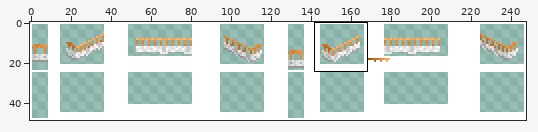
Pixel-art file, stored at src/trams/trams.aseprite. Above: a wide view before the commit, with the close-up outlined.
Close-up. Before the edit:
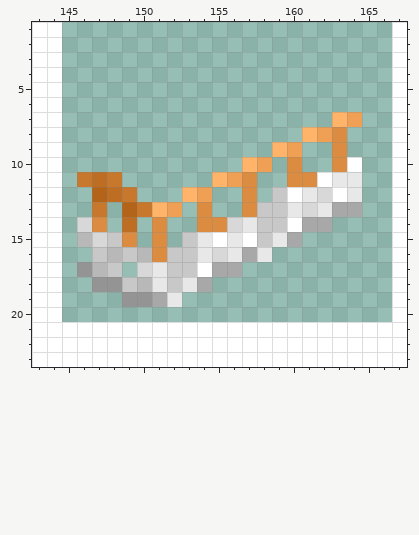
248x49 pixels, 1 frame. Colours within 5 levels of each other are drawn and written as one. Shown: x 143..167, y 1..23. The commit also changed other parts of the picture, which this record leaves out.
And afterwards:
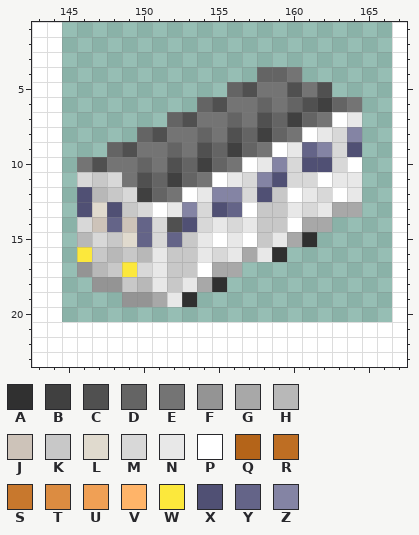
Palette (. is transparent): A #303030  B #404040  C #505050  D #646464  E #747474  F #949494  G #a8a8a8  H #b8b8b8  J #cdc3b9  K #c8c8c8  L #e0dace  M #d8d8d8  N #e8e8e8  P #ffffff  Q #b46419  R #be6e23  S #c8782d  T #dc8c41  U #f0a055  V #ffb469  W #fce83c  X #505074  Y #646488  Z #8484a4
The edit:
layer "Kumamoto/kuma1350/kuma1350" now shown
layer "Kumamoto/kuma1350/kuma1350 Orange&White" now hidden
Colour A is added in row 15 at x 161; in row 16 at x 159; in row 18 at x 155; in row 19 at x 153.
Colour B is added in row 6 at x 162; in row 7 at x 160; in row 8 at x 158; in row 9 at x 156; in row 10 at x 154; in row 11 at x 152.
Colour B is added in row 12 at x 150.
Colour C is added in row 5 at x 157, 160 and 162; in row 6 at x 155 and 161; in row 7 at x 153 and 158; in row 8 at x 151 and 156; in row 9 at x 149 and 154; in row 10 at x 147 and 152.
Colour C is added in row 11 at x 150; in row 14 at x 152.
Colour D is added in row 4 at x 158 to 159; in row 5 at x 156; in row 6 at x 154, 158, 160 and 163; in row 7 at x 152, 156, 159 and 161; in row 8 at x 150, 154, 157 and 159; in row 9 at x 148, 152, 155 and 157.
Colour D is added in row 10 at x 150, 153 and 155; in row 11 at x 151 and 153; in row 12 at x 151.
Colour E is added in row 4 at x 160; in row 5 at x 158 to 159 and 161; in row 6 at x 156 to 157, 159 and 164; in row 7 at x 154 to 155, 157 and 162; in row 8 at x 152 to 153, 155 and 160; in row 9 at x 150 to 151, 153 and 158.
Colour E is added in row 10 at x 146, 148 to 149, 151 and 156; in row 11 at x 149 and 154; in row 12 at x 152.
Colour H replaces colour Q in row 12 at x 147.
Colour J replaces colour R in row 14 at x 149.
Colour J replaces colour T in row 14 at x 147.
Colour K replaces colour Q in row 13 at x 149.
Colour K replaces colour R in row 11 at x 147; in row 12 at x 148.
Colour L replaces colour S in row 13 at x 147.
Colour L replaces colour T in row 15 at x 149.
Colour M replaces colour S in row 11 at x 146 and 148; in row 12 at x 149; in row 13 at x 150.
Colour M replaces colour T in rows 8 to 9 at x 163; in row 10 at x 160 and 163; in row 11 at x 157 and 160 to 161; in row 12 at x 157; in row 13 at x 154; in row 14 at x 151 and 154.
Colour M replaces colour T in row 15 at x 151.
Colour N replaces colour T in row 14 at x 155; in row 16 at x 151.
Colour N replaces colour U in row 7 at x 164; in row 8 at x 162; in row 9 at x 160; in row 10 at x 158; in row 11 at x 156; in row 12 at x 154.
Colour N replaces colour U in row 13 at x 152.
Colour P replaces colour T in row 13 at x 157.
Colour P replaces colour V in row 7 at x 163; in row 8 at x 161; in row 9 at x 159; in row 10 at x 157; in row 11 at x 155; in row 12 at x 153.
Colour P replaces colour V in row 13 at x 151.
Colour W is added in row 16 at x 146; in row 17 at x 149.
Colour X is added in row 9 at x 164; in row 10 at x 161 to 162; in row 11 at x 159; in row 12 at x 146 and 158; in row 13 at x 146, 148 and 155; in row 14 at x 153.
Colour Y is added in row 9 at x 161; in row 13 at x 156; in row 14 at x 148 and 150; in row 15 at x 150 and 152.
Colour Z is added in row 8 at x 164; in row 9 at x 162; in row 10 at x 159; in row 11 at x 158; in row 12 at x 155 to 156; in row 13 at x 153.
Where, in picture pixels (left, top, right, bottom), the same in both close-ups:
changed: (77, 67, 362, 307)
